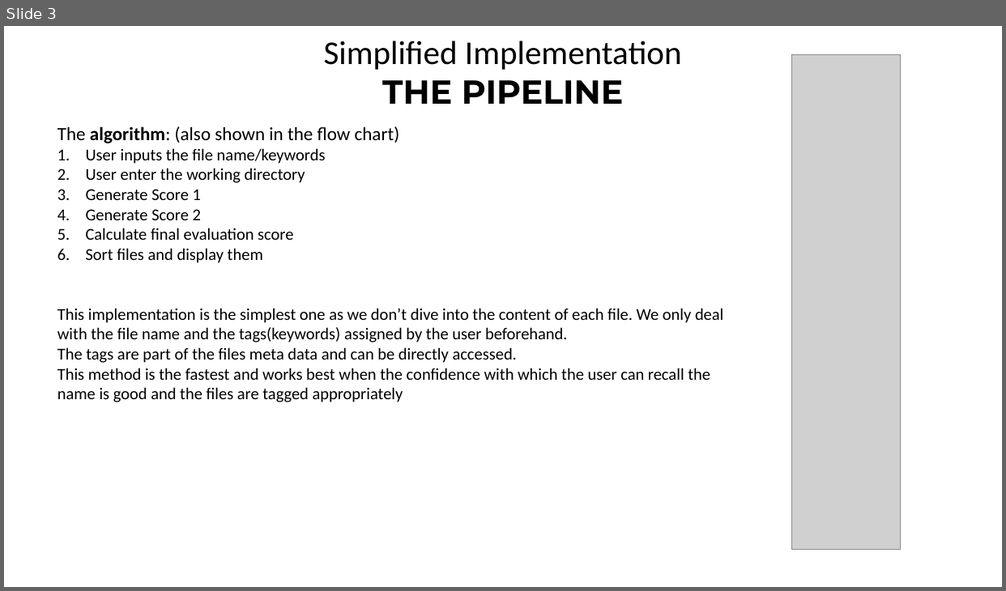
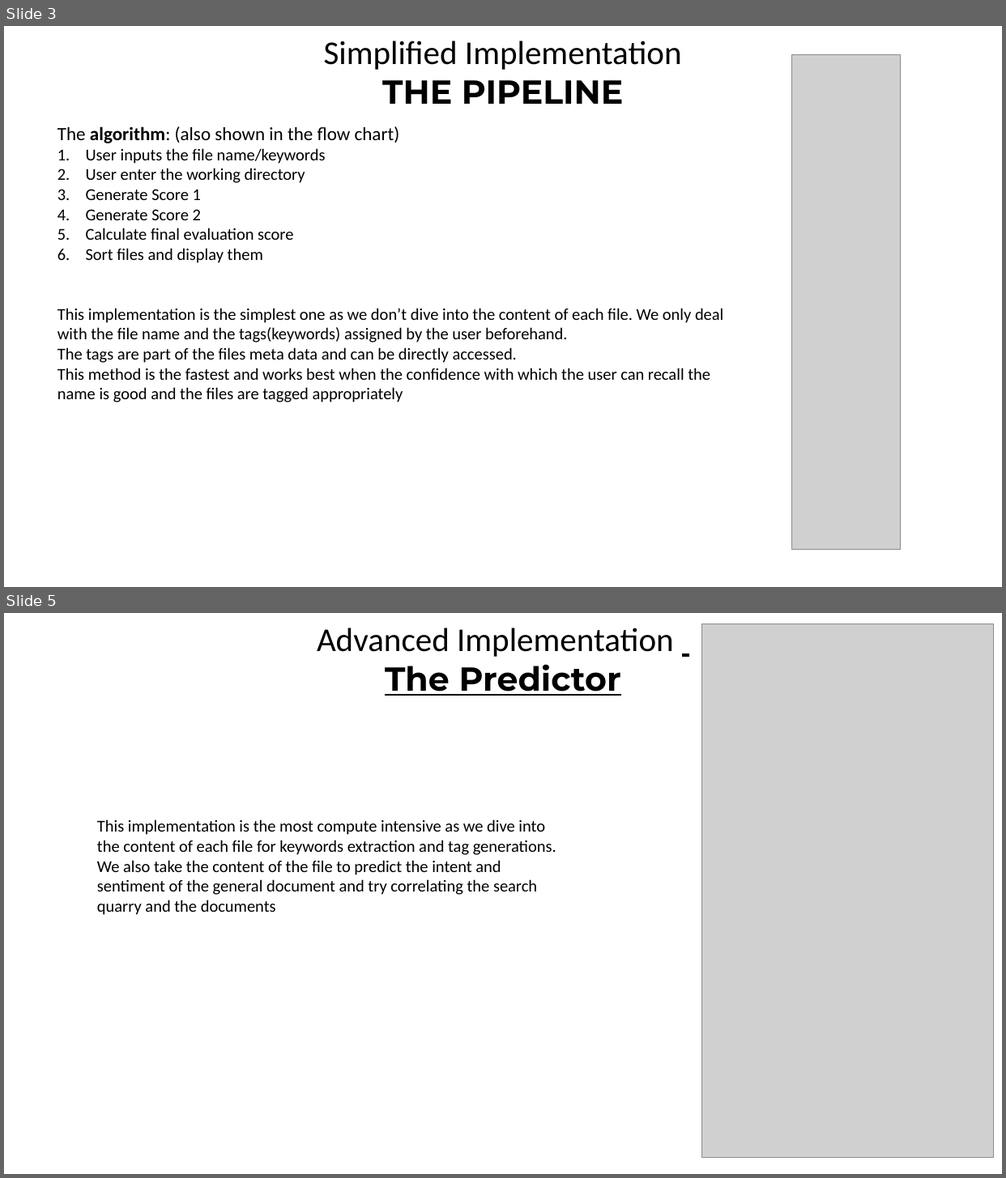
Before and after one commit to Pratyush-S/FindMyFile, a slide deck: Presentation1.pptx. Shown one above the other, each under a label of ours: slide 3 before the commit, slides 3 and 5 after it; the slides between them are not shown. The pictures are 1006x591 and 1006x1178 pixels, drawn with LibreOffice and Linux fonts; fonts in the diff are those of the drawing; grey boxes stand for pictures. Boxes give left, top, right and bottom in pixels: in the first picture for what was removed or moved away, otherwise in the second. Text is boxed around its words. In the diff, an @@ line names an element or a change of style, - is before the commit and + after.

```diff
--- a/Presentation1.pptx
+++ b/Presentation1.pptx
@@ slide 5 added at (4,613,1002,1174), background #FFFFFF @@
@@ text added at (317,628,674,696), 32 pt, text #000000 @@
+Advanced Implementation
+The Predictor
@@ picture added at (701,624,993,1157) @@
@@ text added at (97,820,556,915), 16 pt, text #000000 @@
+This implementation is the most compute intensive as we dive into the content of each file for keywords extraction and tag generations.
+We also take the content of the file to predict the intent and sentiment of the general document and try correlating the search quarry and the documents
```
Also in this commit, not shown: 2 slides changed, 21 other files.
